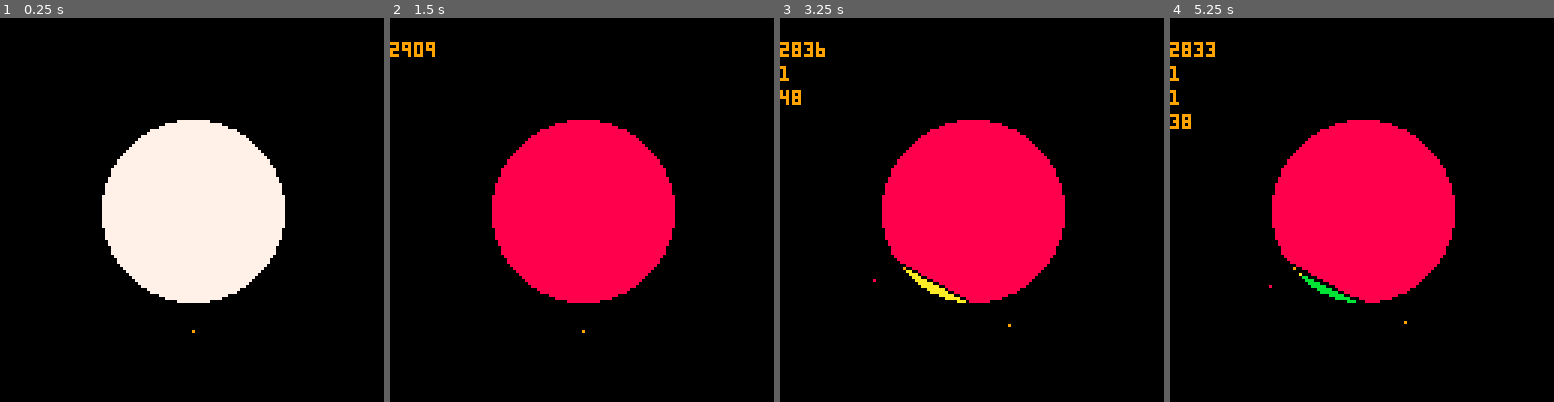
Above: before the commit, frames 1-4 (left to right).
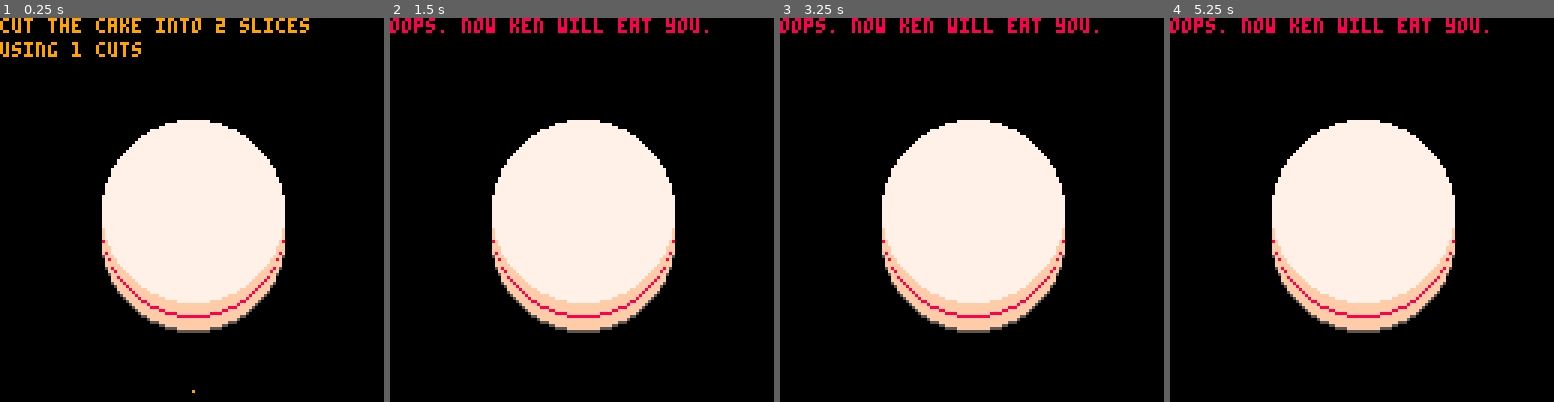
Above: after the commit, the same moments.

Repository: m-r-hunt/Pico-8-Carts
Game: PICO-8 cartridge cakecut.p8
Same seed, same stepped clock (60 frames per second), same inputs: the game is played once before the commit and once after it.
Inputs:
- Up to frame 1 (0.25 s): no input
- Up to frame 2 (1.5 s): tap O (Z key) at 0.7 s
- Up to frame 3 (3.25 s): hold Right 1.6-2.1 s; tap O (Z key) every 0.4 s from 1.7 to 2.9 s; hold Up 2.15-2.42 s; hold Right 2.47-3.03 s; hold Left from 3.08 s (still down)
- Up to frame 4 (5.25 s): tap O (Z key) every 0.4 s from 3.3 to 4.9 s; release Left at 3.58 s; hold Down 3.63-3.97 s; hold Right 4.02-4.68 s; hold Up 4.73-5.03 s; hold Left from 5.08 s (still down)

The runs differ from the first frame. In frame 1, 5.4% of the frame differs, in the area x 0-81%, y 0-98%; in frame 2, 23%; in frame 3, 23%; in frame 4, 23%, in the area x 0-83%, y 0-83%.

Commit message:
More cakecut, starting to resemble a game

Diff:
--- a/cakecut.p8
+++ b/cakecut.p8
@@ -11,14 +11,96 @@
 pang2=0
 pspeed=0.01
 slices={}
+rad=60
+cutn=0
+
+levels={
+ {function() circfill(64,64,30,7) end,1,2},
+}
+leveln=1
 
 function copy_to_screen()
- memcpy(0x6000,0x0000,0x2000)
+ spr(0,0,0,16,16)
 end
 
 function copy_to_memory()
  memcpy(0x0000,0x6000,0x2000)
 end
+
+function _update()
+ if btn(0) then pang-=pspeed end
+ if btn(1) then pang+=pspeed end
+ if btn(2) then pang2-=pspeed end
+ if btn(3) then pang2+=pspeed end
+ if btnp(4) then
+  local x=64+rad*sin(pang)
+  local y=64+rad*cos(pang)
+  local x2=64+rad*sin(pang2)
+  local y2=64+rad*cos(pang2)
+  cls()
+  copy_to_screen()
+  line(x,y,x2,y2,0)
+  copy_to_memory()
+  calculate_slices()
+  cutn+=1
+  local level=levels[leveln]
+  if cutn>=level[2] then
+   if #slices==level[3] and slices_equal() then
+    _draw=victory
+   else
+    _draw=failure
+   end
+  end
+ end
+end
+
+function draw_cake()
+ pal(7,5)
+ spr(0,0,10,16,16)
+ pal(7,15)
+ for y=9,6,-1 do
+ spr(0,0,y,16,16)
+ end
+ pal(7,8)
+ spr(0,0,5,16,16)
+ pal(7,15)
+ for y=4,1,-1 do
+ spr(0,0,y,16,16)
+ end
+ pal()
+ spr(0,0,0,16,16)
+
+end
+
+function _draw()
+ cls()
+ draw_cake()
+ local level=levels[leveln]
+ print("cut the cake into "..level[3].." slices ",0,0)
+ print("using "..level[2].." cuts",0,8)
+ for s=1,#slices do
+  print(slices[s],0,s*8)
+ end
+ local x=64+rad*sin(pang)
+ local y=64+rad*cos(pang)
+ pset(x,y,8)
+ local x2=64+rad*sin(pang2)
+ local y2=64+rad*cos(pang2)
+ pset(x2,y2,9)
+end
+
+function victory()
+ cls()
+ draw_cake()
+ print("you did it")
+end
+
+function failure()
+ cls()
+ draw_cake()
+ print("oops. now ken will eat you.")
+end
+-->8
 
 function calculate_slices()
  for x=0,127 do
@@ -51,40 +133,25 @@
    	 end
    	end
    	nextc+=1
+   	if (nextc==0 or next==7) nextc+=1
    	add(slices,area)
    end
   end
  end
 end
 
-function _update()
- if btn(0) then pang-=pspeed end
- if btn(1) then pang+=pspeed end
- if btn(2) then pang2-=pspeed end
- if btn(3) then pang2+=pspeed end
- if btnp(4) then
-  local x=64+40*sin(pang)
-  local y=64+40*cos(pang)
-  local x2=64+40*sin(pang2)
-  local y2=64+40*cos(pang2)
-  cls()
-  copy_to_screen()
-  line(x,y,x2,y2,0)
-  calculate_slices()
-  copy_to_memory()
- end
+function slices_equal()
+	local total=0
+	for i=1,#slices do
+	 total+=slices[i]
+	end
+	local allowed_variance=total/10
+	for i=1,#slices do
+	 for j=i+1,#slices do
+	  if abs(slices[i] - slices[j]) > allowed_variance then
+	   return false
+	  end
+	 end
+	end
+	return true
 end
-
-function _draw()
- cls()
- copy_to_screen()
- for s=1,#slices do
-  print(slices[s],0,s*8)
- end
- local x=64+40*sin(pang)
- local y=64+40*cos(pang)
- pset(x,y,8)
- local x2=64+40*sin(pang2)
- local y2=64+40*cos(pang2)
- pset(x2,y2,9)
-end
